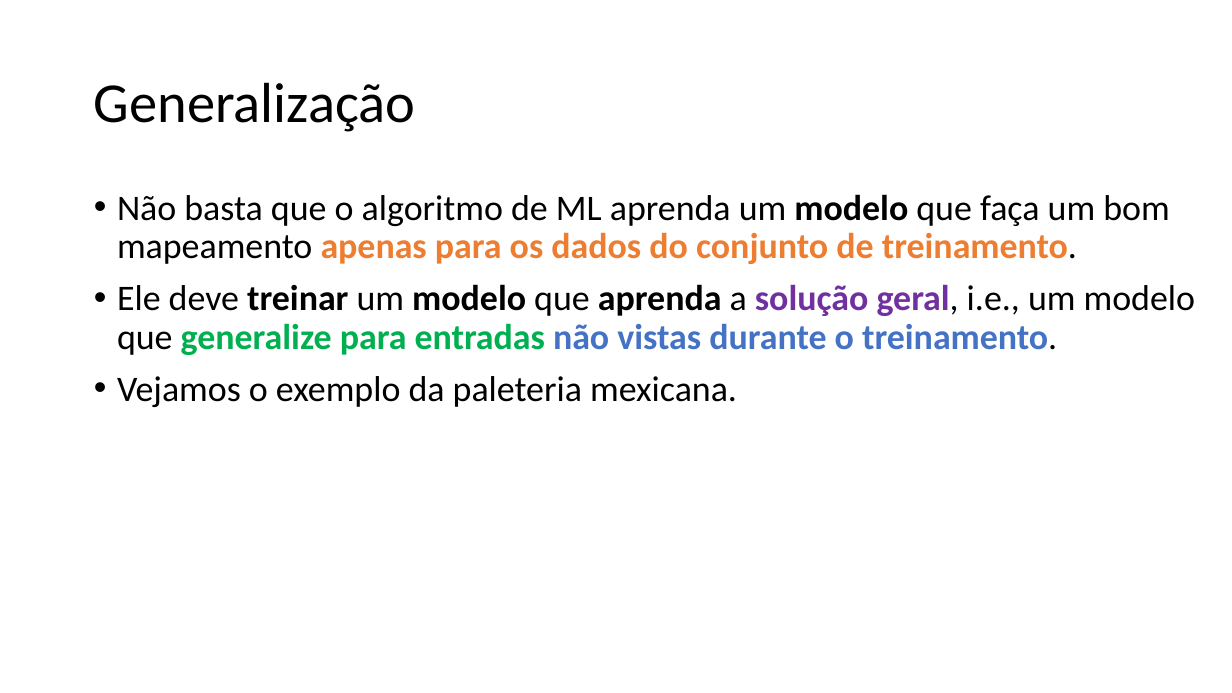
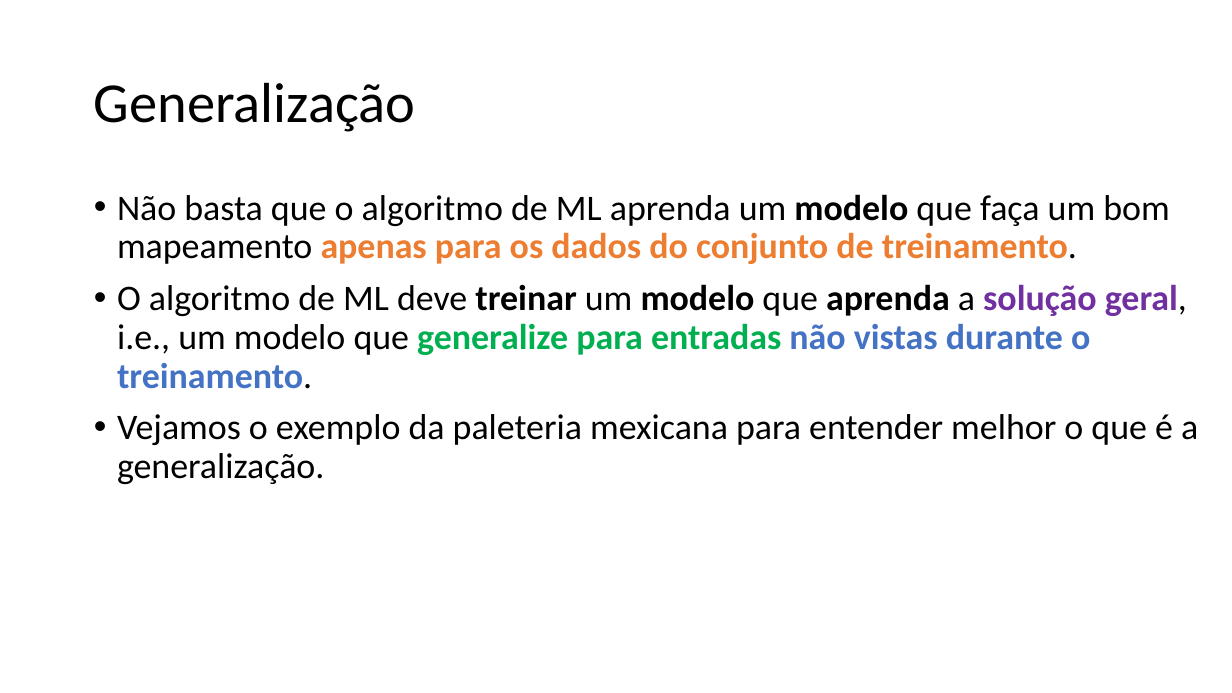
Before and after one commit to zz4fap/c24_inteligencia_artificial, a slide deck: slide 7 of slides/C24_Paradigmas.pptx. Drawn at 1232x693 pixels with LibreOffice and Linux fonts; fonts in the diff are those of the drawing. Boxes give left, top, right and bottom in pixels: in the first picture for what was removed or moved away, otherwise in the second. Text is boxed around its words. In the diff, an @@ line names an element or a change of style, - is before the commit and + after.

Commit message:
new slides

```diff
--- a/slides/C24_Paradigmas.pptx
+++ b/slides/C24_Paradigmas.pptx
@@ text at (x1=117, y1=284, x2=1198, y2=484): text changed; bold off @@
-• Ele deve treinar um modelo que aprenda a solução geral, i.e., um modelo que generalize para entradas não vistas durante o treinamento.
-• Vejamos o exemplo da paleteria mexicana.
+• O algoritmo de ML deve treinar um modelo que aprenda a solução geral, i.e., um modelo que generalize para entradas não vistas durante o treinamento.
+• Vejamos o exemplo da paleteria mexicana para entender melhor o que é a generalização.
```
Also in this commit, not shown: 12 other slides changed, 1 slide added, 1 other file.
